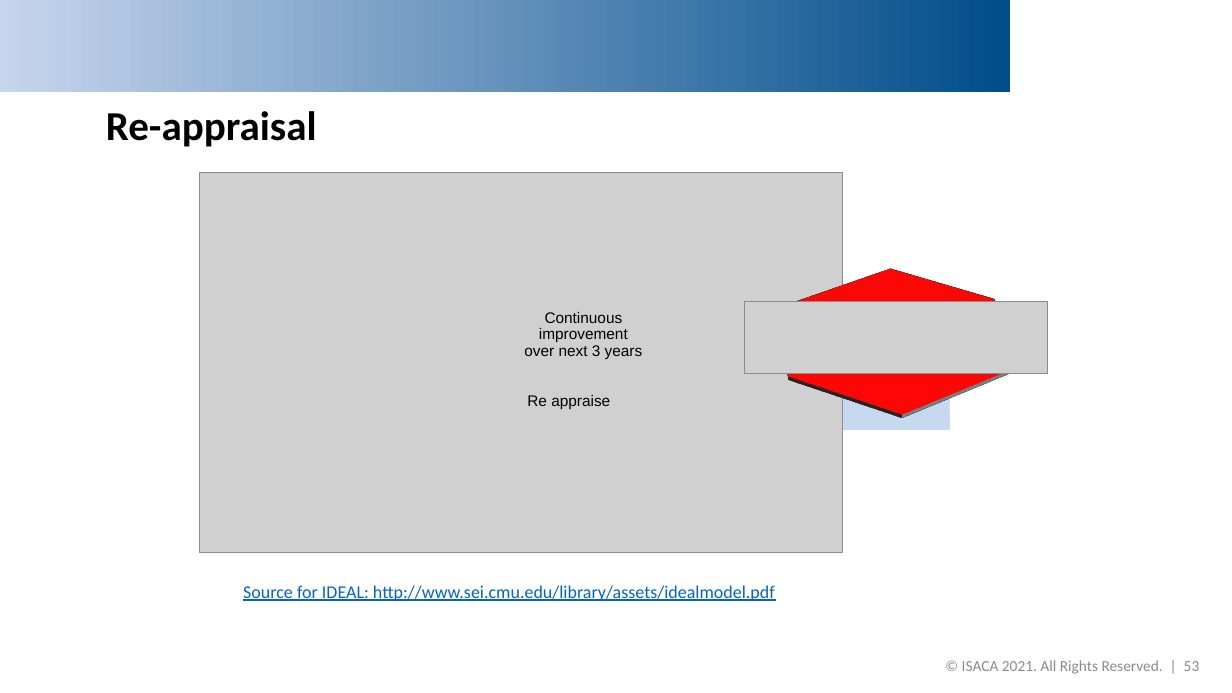
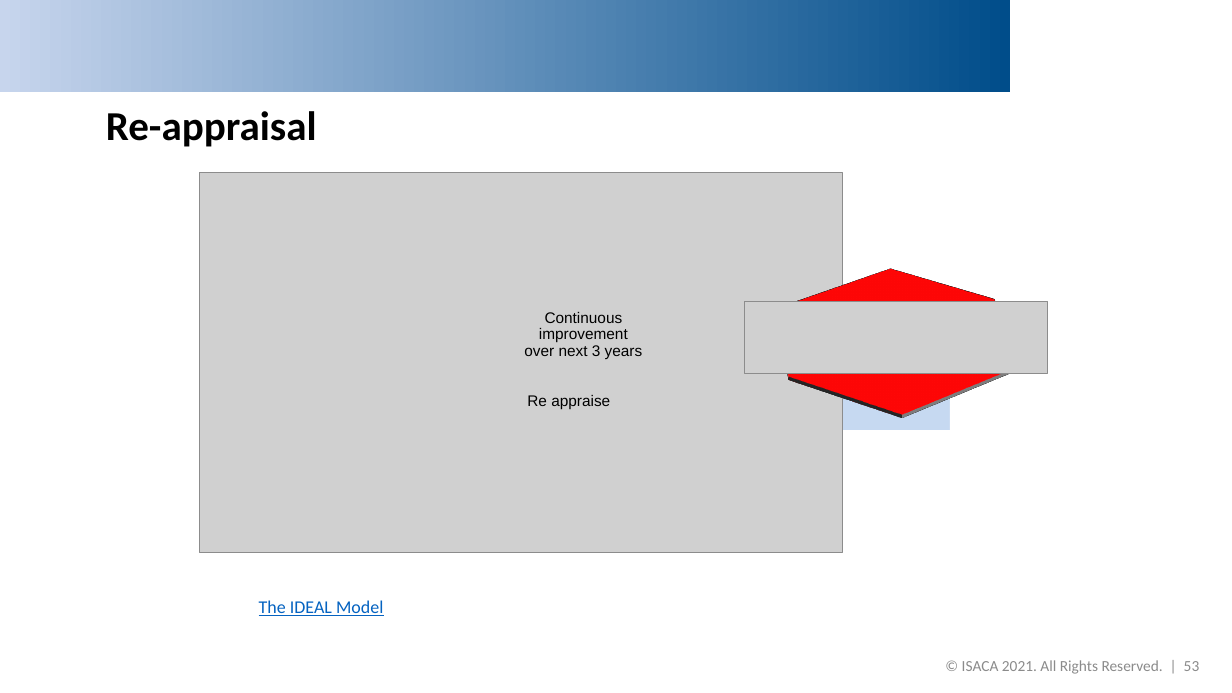
Before and after one commit to DemixTech/CMMITools, a slide deck: slide 53 of 2021-04-12to04-16 (A5) C53517 SoftMARS/30_09v01_MarsBaseAlpha_FinalFindings.pptx. Drawn at 1232x693 pixels with LibreOffice and Linux fonts; fonts in the diff are those of the drawing; grey boxes stand for pictures; background and template pictures are left out. Boxes give left, top, right and bottom in pixels: in the first picture for what was removed or moved away, otherwise in the second. Text is boxed around its words. In the diff, an @@ line names an element or a change of style, - is before the commit and + after.

```diff
--- a/2021-04-12to04-16 (A5) C53517 SoftMARS/30_09v01_MarsBaseAlpha_FinalFindings.pptx
+++ b/2021-04-12to04-16 (A5) C53517 SoftMARS/30_09v01_MarsBaseAlpha_FinalFindings.pptx
@@ text removed at (x1=243, y1=585, x2=775, y2=601) @@
-Source for IDEAL: http://www.sei.cmu.edu/library/assets/idealmodel.pdf
@@ text added at (x1=259, y1=600, x2=383, y2=616), 14 pt, text #0563C1, underline @@
+The IDEAL Model
```
Also in this commit, not shown: 3 other slides changed, 4 other files.
